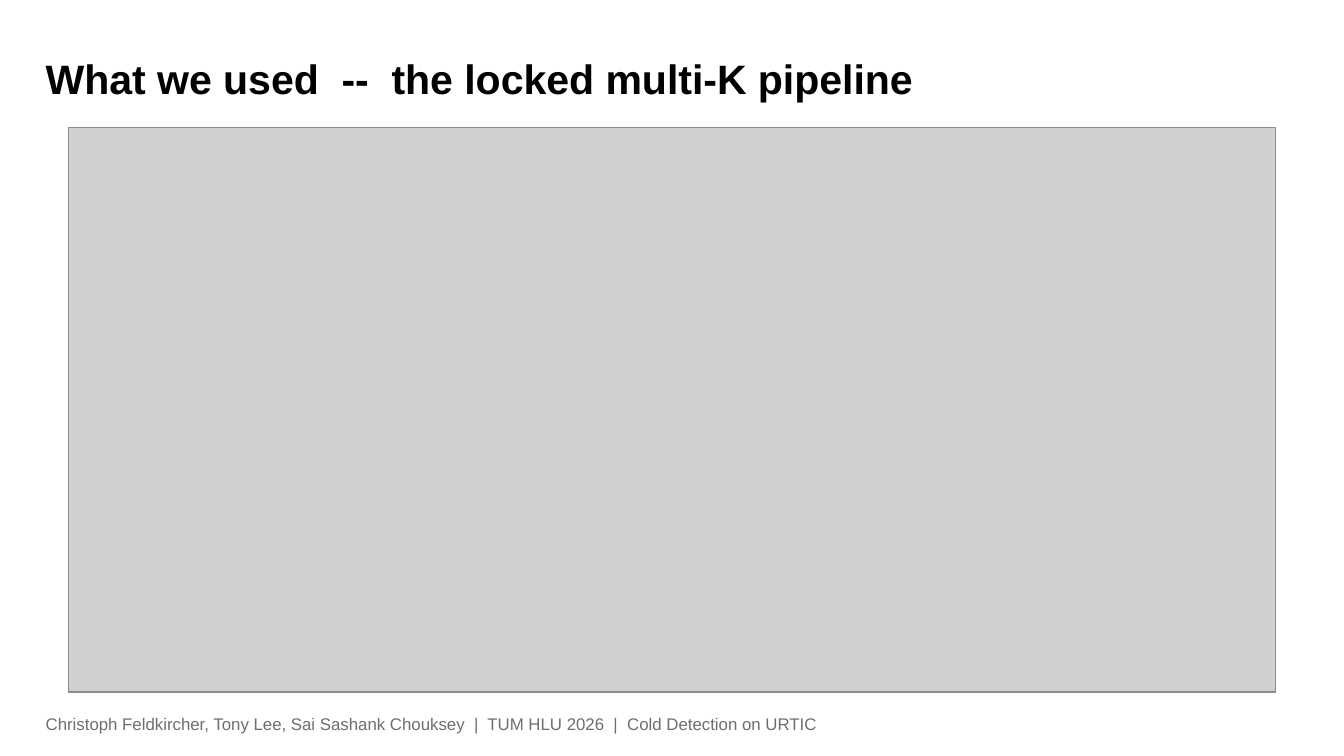
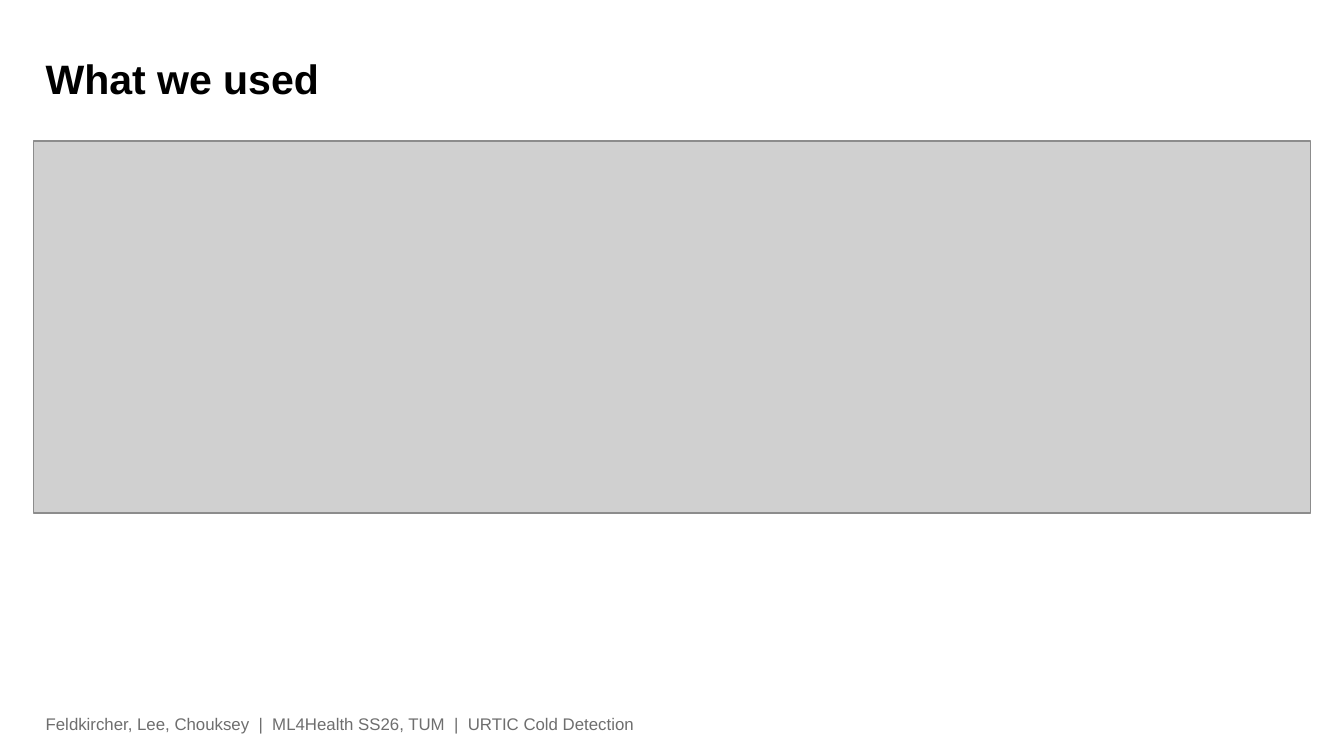
Before and after one commit to chrisfeldkircher/AI-For-Health, a slide deck: slide 2 of presentation/MidTerm_Postmortem_FINAL_PLAN.pptx (slide 4 before the commit). Drawn at 1344x756 pixels with LibreOffice and Linux fonts; fonts in the diff are those of the drawing; grey boxes stand for pictures; background and template pictures are left out. Boxes give left, top, right and bottom in pixels: in the first picture for what was removed or moved away, otherwise in the second. Text is boxed around its words. In the diff, an @@ line names an element or a change of style, - is before the commit and + after.

```diff
--- a/presentation/MidTerm_Postmortem_FINAL_PLAN.pptx
+++ b/presentation/MidTerm_Postmortem_FINAL_PLAN.pptx
@@ title at [46,64,319,95]: text changed @@
-What we used -- the locked multi-K pipeline
+What we used
@@ picture: place and size @@
-picture at [69,128,1275,692]
+picture at [34,141,1310,513]
@@ text at [46,718,634,734]: text changed @@
-Christoph Feldkircher, Tony Lee, Sai Sashank Chouksey | TUM HLU 2026 | Cold Detection on URTIC
+Feldkircher, Lee, Chouksey | ML4Health SS26, TUM | URTIC Cold Detection
```
Also in this commit, not shown: 2 other slides changed, 4 slides added, 4 slides removed, 21 other files.
